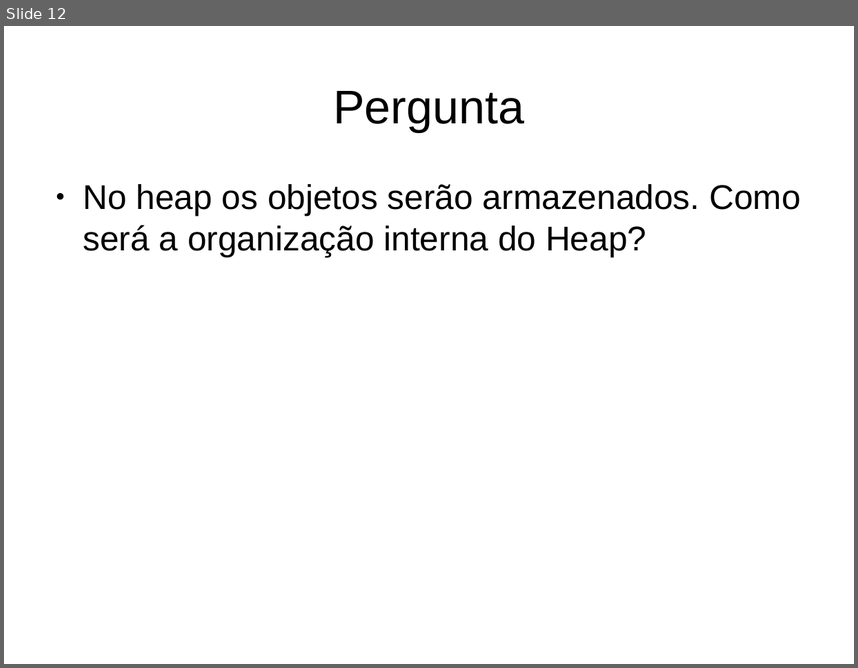
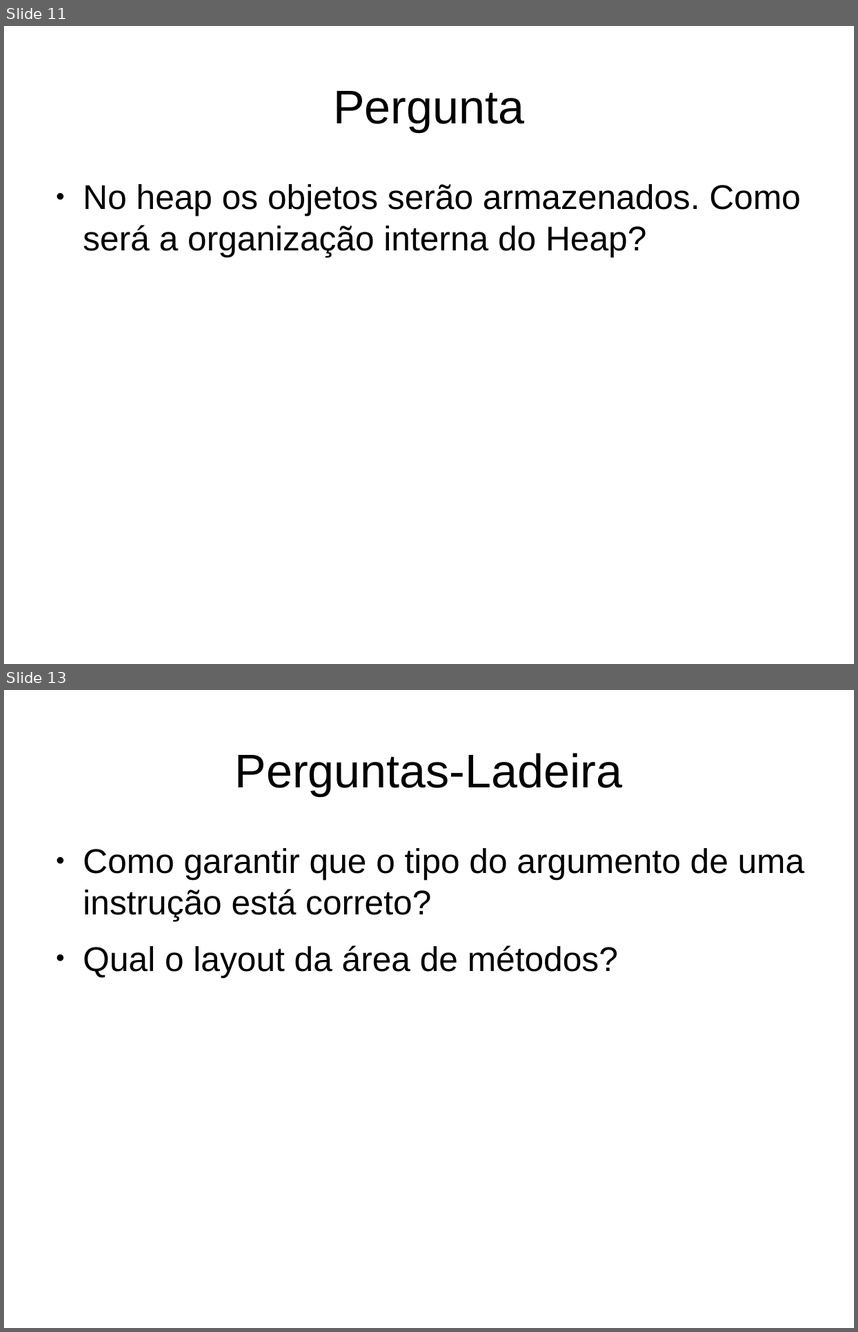
Before and after one commit to gabrielmm1234/jvm-sb, a slide deck: projetoLogico/apresentacao.odp. Shown one above the other, each under a label of ours: slide 12 before the commit, slides 11 and 13 after it; the slides between them are not shown. The pictures are 858x668 and 858x1332 pixels, drawn with LibreOffice and Linux fonts; fonts in the diff are those of the drawing. Boxes give left, top, right and bottom in pixels: in the first picture for what was removed or moved away, otherwise in the second. Text is boxed around its words. In the diff, an @@ line names an element or a change of style, - is before the commit and + after.

Commit message:
anexei ao fim da apresentacao as perguntas do ladeira

```diff
--- a/projetoLogico/apresentacao.odp
+++ b/projetoLogico/apresentacao.odp
@@ slide 13 added at bbox=[4, 690, 854, 1328], background #FFFFFF @@
@@ title added at bbox=[235, 753, 623, 796], 44 pt, text #000000 @@
+Perguntas-Ladeira
@@ text added at bbox=[83, 848, 805, 977], 32 pt, text #000000 @@
+● Como garantir que o tipo do argumento de uma instrução está correto?
+● Qual o layout da área de métodos?
@@ what was slide 12 is now slide 11 @@
```
Also in this commit, not shown: 1 other slide added, 1 slide removed.
